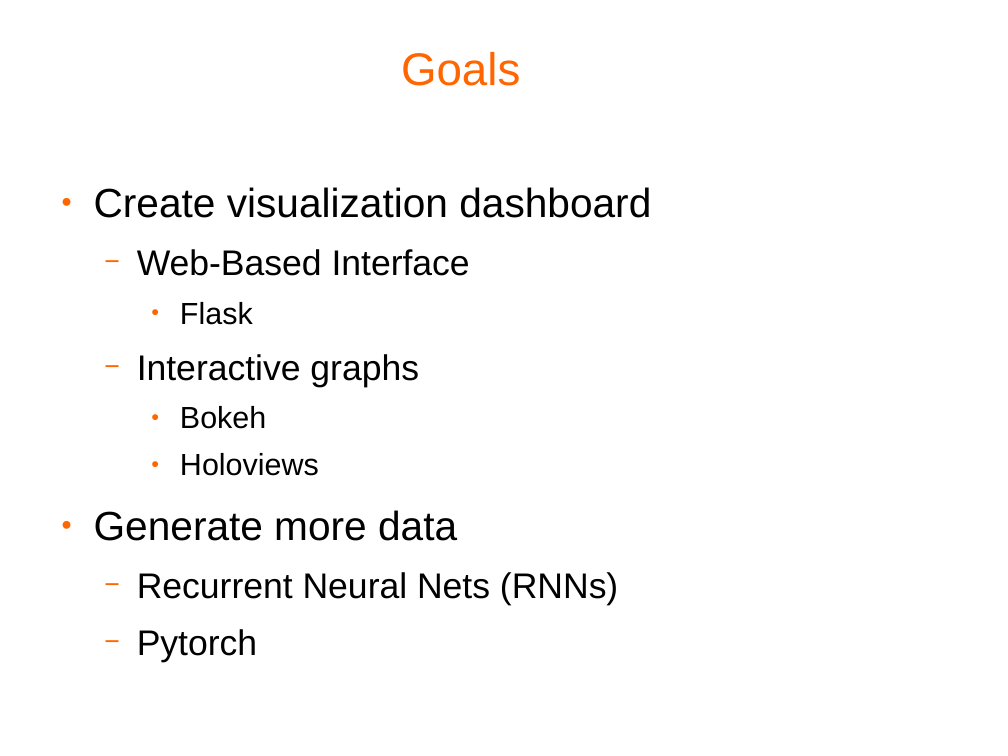
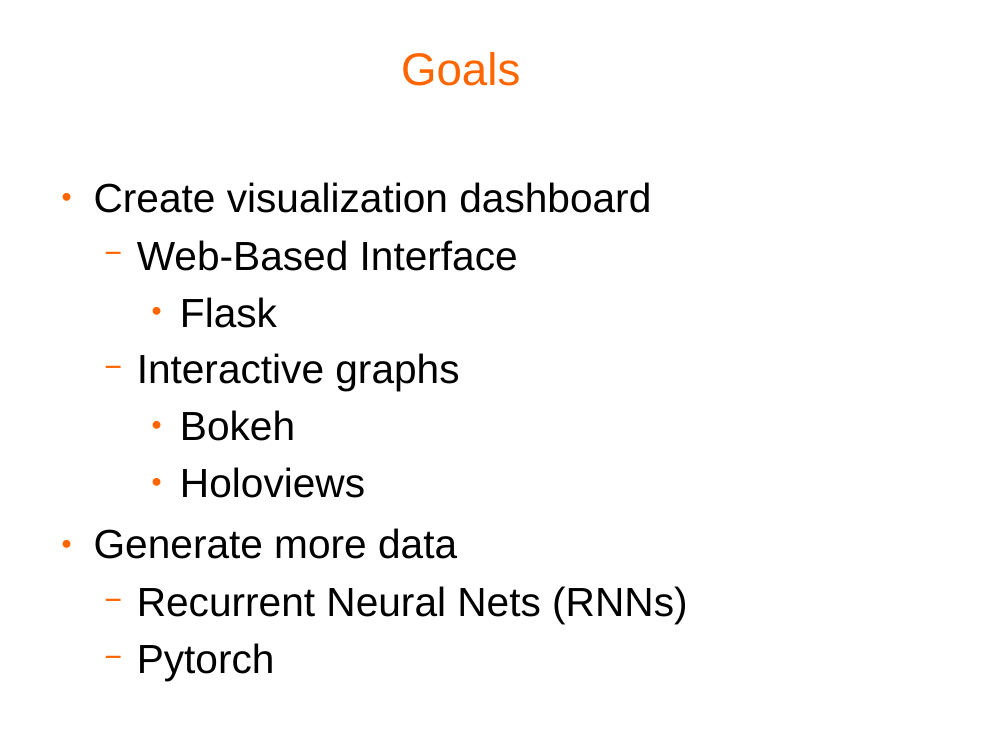
Before and after one commit to usnistgov/nestor, a slide deck: slide 3 of dashboard/KEA Meeting.odp. Drawn at 1008x756 pixels with LibreOffice and Linux fonts; fonts in the diff are those of the drawing; background and template pictures are left out. Boxes give left, top, right and bottom in pixels: in the first picture for what was removed or moved away, otherwise in the second. Text is boxed around its words. In the diff, an @@ line names an element or a change of style, - is before the commit and + after.

Commit message:
dashboard pres

```diff
--- a/dashboard/KEA Meeting.odp
+++ b/dashboard/KEA Meeting.odp
@@ text "Create visualization dashboard" at [94, 182, 687, 681]: size 28 to 32 pt in "Web-Based Interface", "Interactive graphs", "Recurrent Neural Nets (RNNs)", "Pytorch"; size 24 to 32 pt in "Flask", "Bokeh", "Holoviews"; indent changed; line spacing 1 to 0.9; line spacing 1 to 0.8; more space between paragraphs @@
```
Also in this commit, not shown: 2 other slides changed, 1 slide removed, 3 other files.
